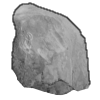
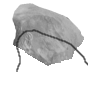
Layered file, before and after one edit (100 x 100). Changes by layer:
painted on "line" over bbox(11, 2, 91, 88)
added layer "Pasted Layer #1" above "Pasted Layer" over bbox(12, 3, 84, 66)
painted on "Pasted Layer" over bbox(11, 3, 90, 96)
